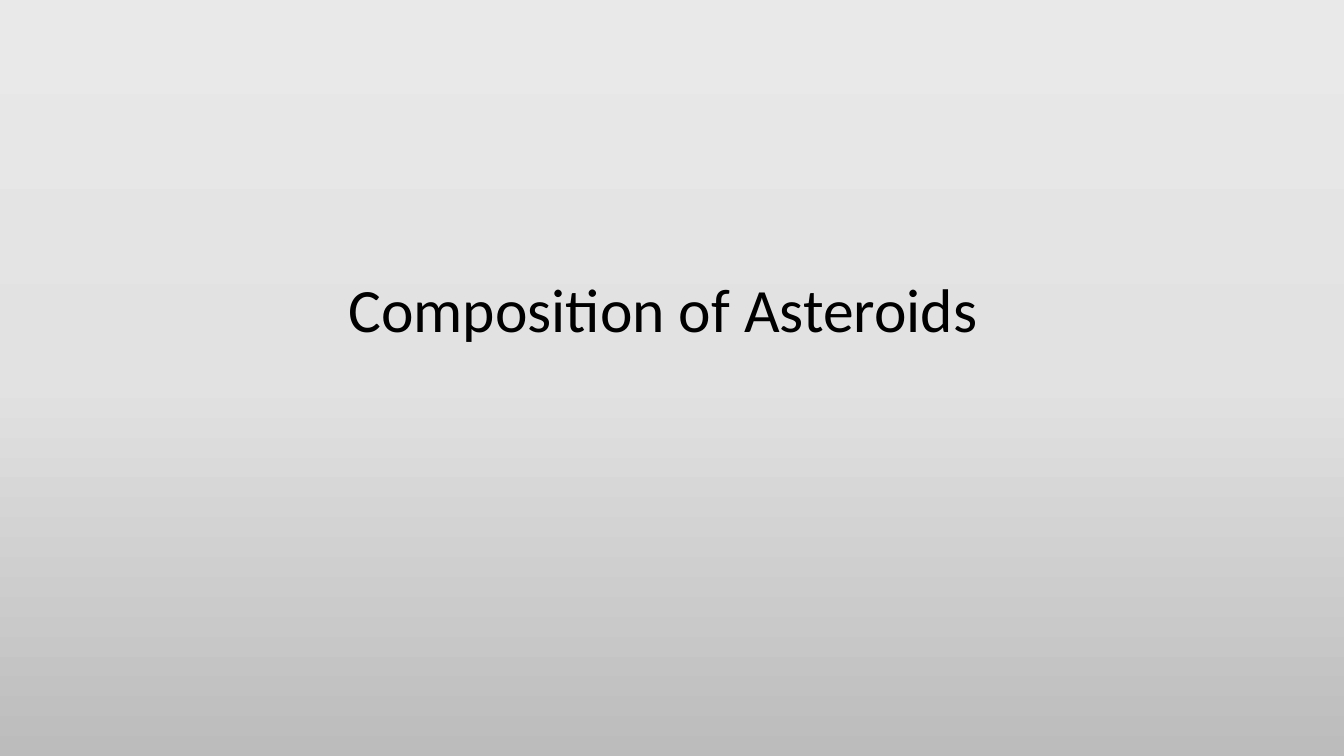
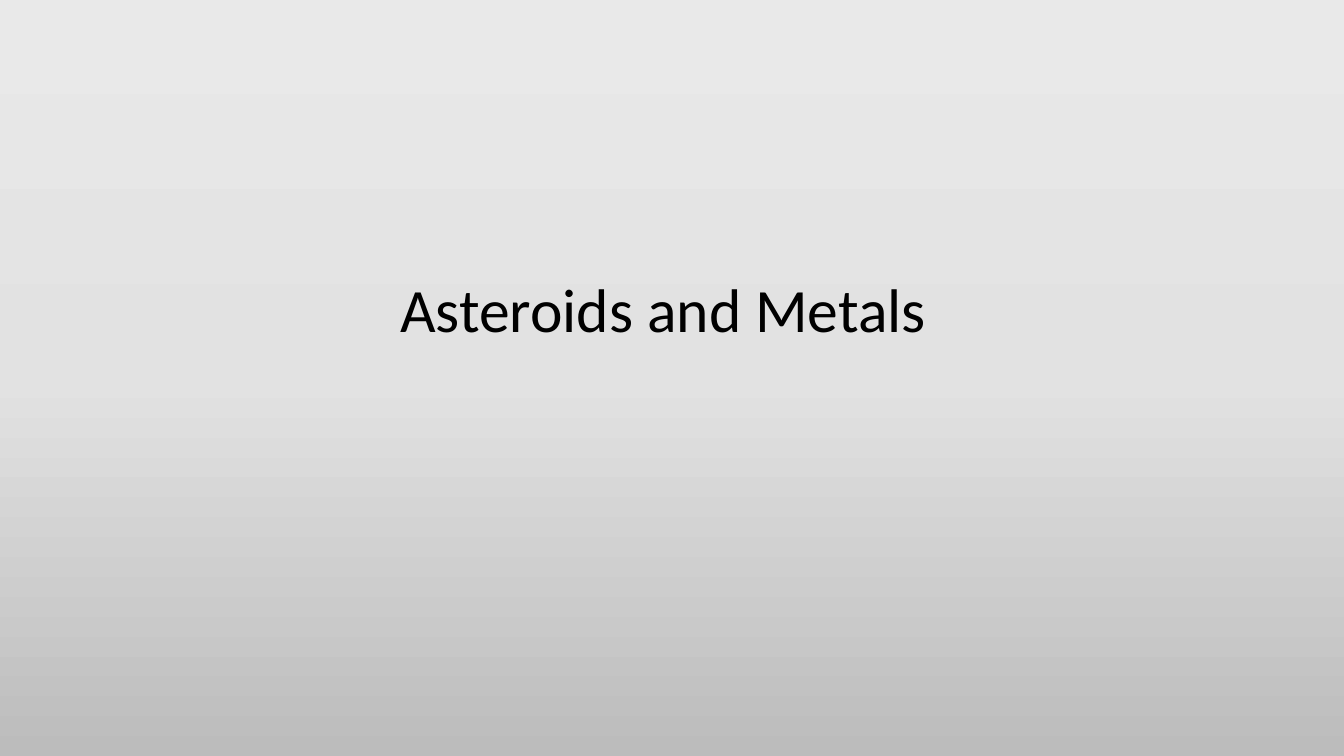
Before and after one commit to Efritch/asteroids_group_g, a slide deck: slide 3 of asteroid_analysisFinal.pptx (slide 2 before the commit). Drawn at 1344x756 pixels with LibreOffice and Linux fonts; fonts in the diff are those of the drawing. Boxes give left, top, right and bottom in pixels: in the first picture for what was removed or moved away, otherwise in the second. Text is boxed around its words. In the diff, an @@ line names an element or a change of style, - is before the commit and + after.

```diff
--- a/asteroid_analysisFinal.pptx
+++ b/asteroid_analysisFinal.pptx
@@ title at box(400, 289, 926, 333): text changed @@
-Composition of Asteroids
+Asteroids and Metals
```
Also in this commit, not shown: 2 other slides changed, 1 slide added.
